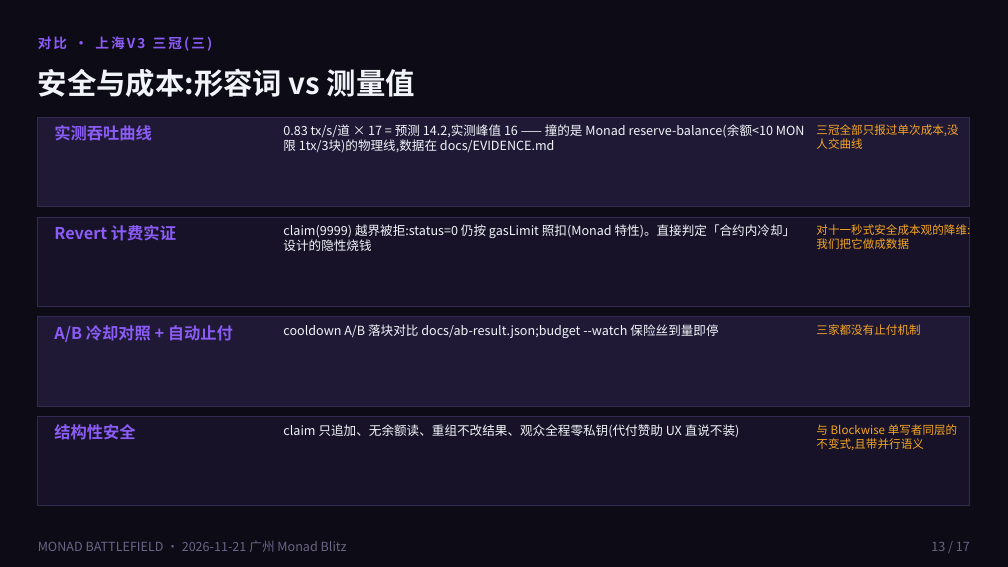
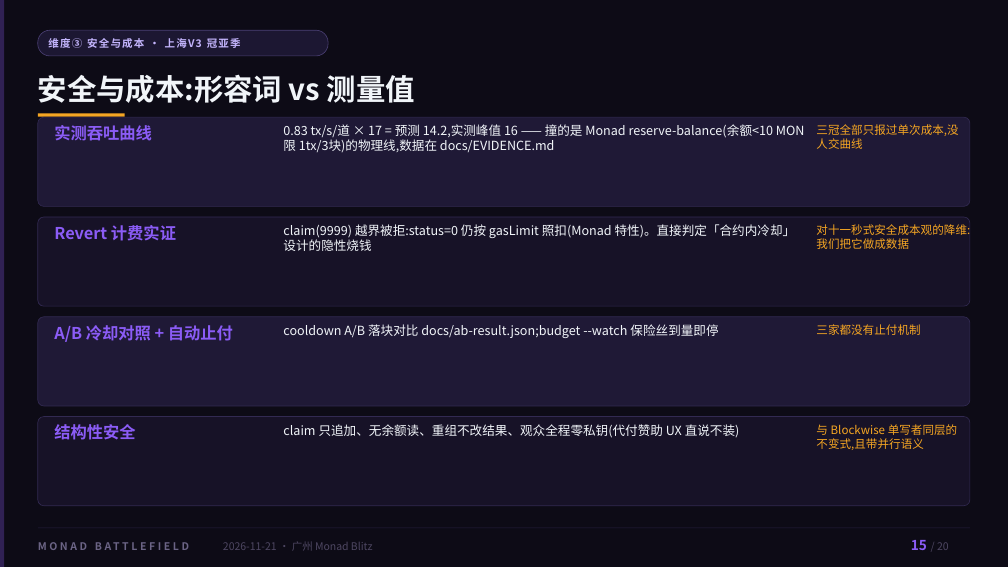
Before and after one commit to NaIWaniubi/monad-battlefield, a slide deck: slide 15 of deck/monad-battlefield.pptx (slide 13 before the commit). Drawn at 1008x567 pixels with LibreOffice and Linux fonts; fonts in the diff are those of the drawing. Boxes give left, top, right and bottom in pixels: in the first picture for what was removed or moved away, otherwise in the second. Text is boxed around its words. In the diff, an @@ line names an element or a change of style, - is before the commit and + after.

Commit message:
sync final: 落格 Alight deck (18→20 slides, GIF demos, Monad slide), crowd/demo build, loop GIFs

```diff
--- a/deck/monad-battlefield.pptx
+++ b/deck/monad-battlefield.pptx
@@ rectangle added at [0, 0, 5, 567], fill #8B5CF6 at 28% opacity @@
@@ text removed at [38, 36, 213, 51] @@
-对比 · 上海V3 三冠(三)
@@ rounded rectangle added at [38, 30, 328, 56], fill #1F1936 at 88% opacity, outline #4A3F73 0.6 pt @@
@@ text added at [48, 36, 241, 50], 10 pt, text #C4B5FD, bold @@
+维度③ 安全与成本 · 上海V3 冠亚季
@@ text "安全与成本:形容词 vs 测量值": place and size @@
-text "安全与成本:形容词 vs 测量值" at [38, 68, 415, 97]
+text "安全与成本:形容词 vs 测量值" at [38, 74, 415, 103]
@@ rectangle removed at [38, 117, 970, 206] @@
@@ rectangle added at [38, 113, 125, 116], fill #F5A623 @@
@@ rounded rectangle added at [38, 117, 970, 206], fill #1F1936, outline #322A52 0.6 pt @@
@@ rectangle removed at [38, 217, 970, 306] @@
@@ rounded rectangle added at [38, 217, 970, 306], fill #171227, outline #322A52 0.6 pt @@
@@ rectangle removed at [38, 317, 970, 406] @@
@@ rounded rectangle added at [38, 317, 970, 406], fill #1F1936, outline #322A52 0.6 pt @@
@@ rounded rectangle added at [38, 417, 970, 506], fill #171227, outline #322A52 0.6 pt @@
@@ rectangle: place and size @@
-rectangle at [38, 417, 970, 506]
+rectangle at [38, 528, 970, 529]
@@ rectangle at [38, 528, 970, 529]: fill #171227 to #322A52 at 75% opacity; outline #322A52 0.75 pt to none @@
@@ text added at [38, 535, 219, 557], 10 pt, text #6B6485, bold @@
+MONAD BATTLEFIELD
@@ text at [223, 542, 373, 550]: text changed; size 12 to 10 pt; text colour #6B6485 to #4E4762 @@
-MONAD BATTLEFIELD · 2026-11-21 广州 Monad Blitz
+2026-11-21 · 广州 Monad Blitz
@@ text added at [911, 540, 927, 550], 13 pt, text #8B5CF6, bold @@
+15
@@ text removed at [931, 542, 970, 551] @@
-13 / 17
@@ text added at [937, 542, 949, 550], 10 pt, text #4E4762 @@
+/ 20
```
Also in this commit, not shown: 15 other slides changed, 4 slides added, 1 slide removed, 4 other files.
